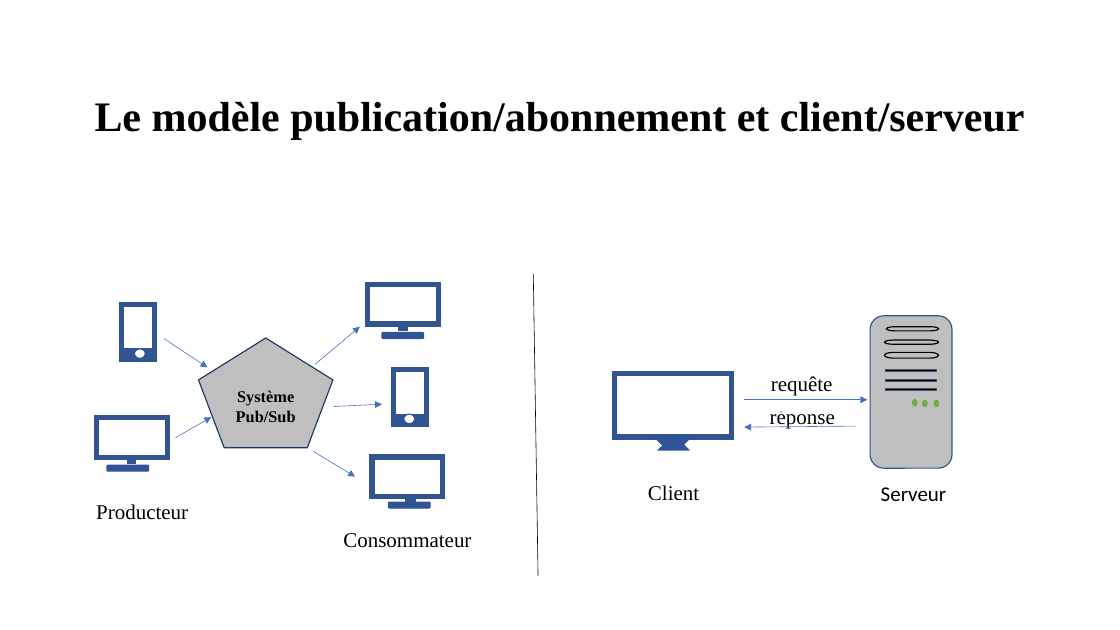
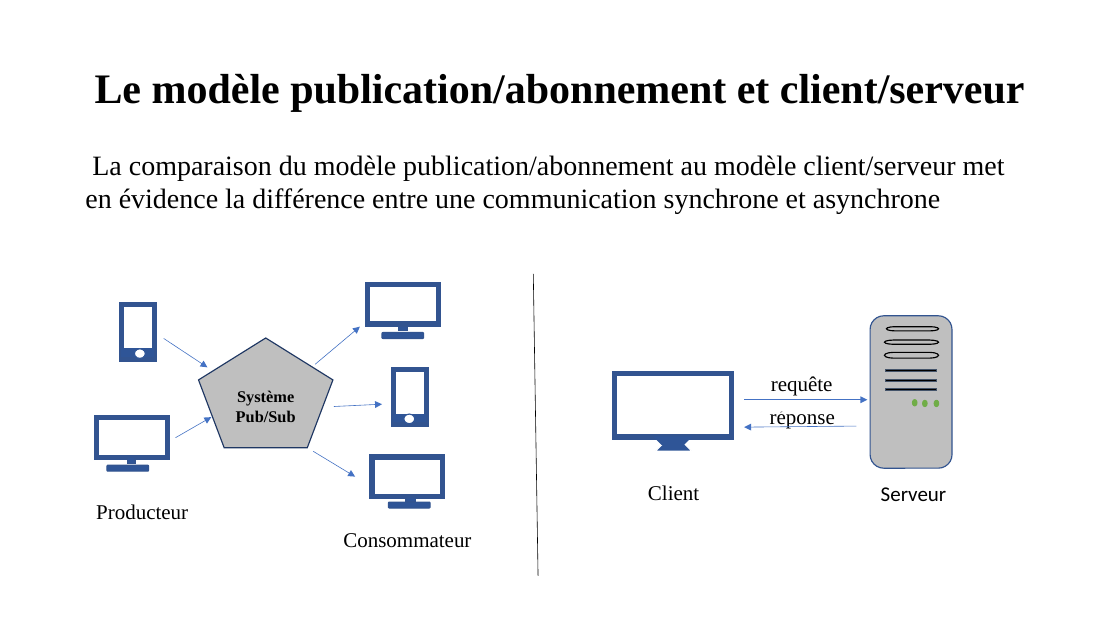
Before and after one commit to OA-Souleymane/MyGitHub-Files, a slide deck: slide 13 of Chapitres/mémoire/PrésentationMémoire.pptx (slide 8 before the commit). Drawn at 1120x630 pixels with LibreOffice and Linux fonts; fonts in the diff are those of the drawing. Boxes give left, top, right and bottom in pixels: in the first picture for what was removed or moved away, otherwise in the second. Text is boxed around its words. In the diff, an @@ line names an element or a change of style, - is before the commit and + after.

```diff
--- a/Chapitres/mémoire/PrésentationMémoire.pptx
+++ b/Chapitres/mémoire/PrésentationMémoire.pptx
@@ title "Le modèle publication/abonnement et client/serveur": place and size @@
-title "Le modèle publication/abonnement et client/serveur" at <box>95,101,1025,139</box>
+title "Le modèle publication/abonnement et client/serveur" at <box>95,73,1025,111</box>
@@ text added at <box>85,155,1005,214</box>, 24 pt, text #000000 @@
+La comparaison du modèle publication/abonnement au modèle client/serveur met en évidence la différence entre une communication synchrone et asynchrone
```
Also in this commit, not shown: 6 other slides changed, 11 slides added, 6 other files.
